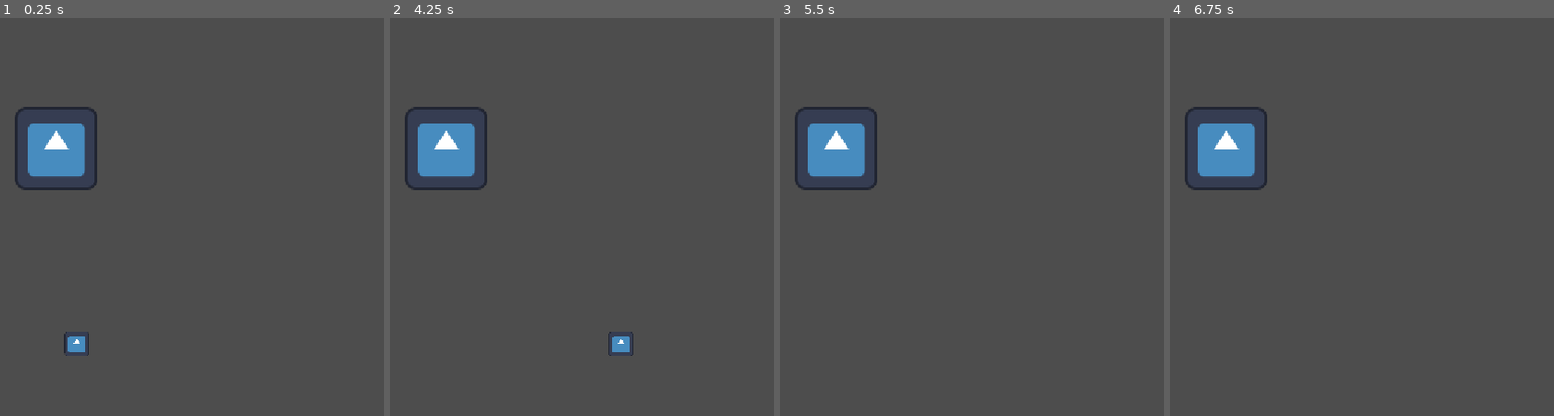
Above: before the commit, frames 1-4 (left to right).
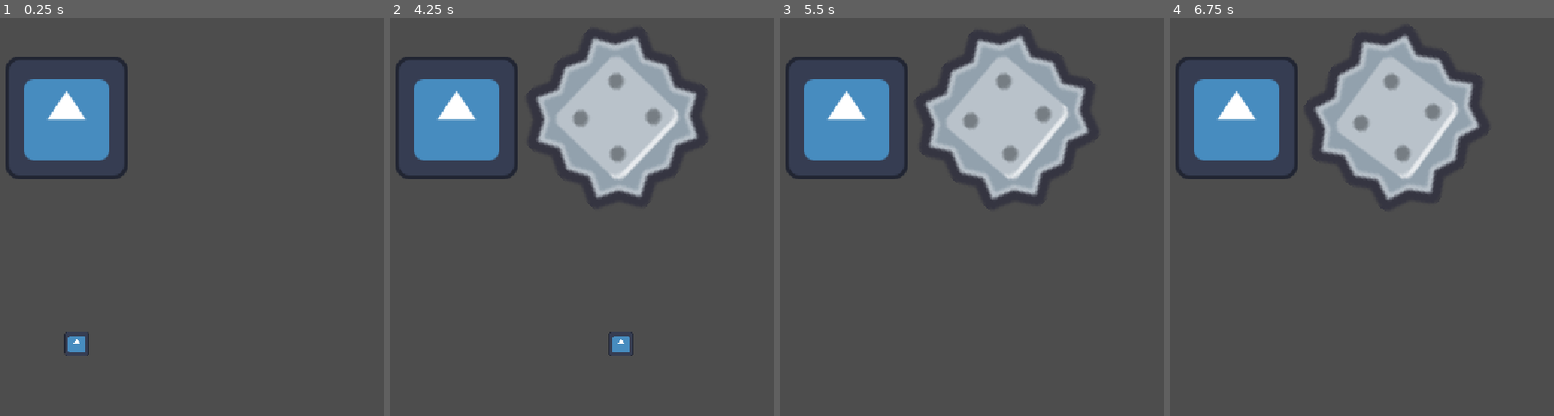
Above: after the commit, the same moments.

Repository: jet1211466/boss-fight-game
Game: Godot game, scene res://scenes/bossfight.tscn
Two runs of this game, one before a commit and one after it. Both use one fixed random seed, a clock stepped at 60 frames per second and the inputs below. The engine's default icon, where the game draws it, is replaced by a stand-in: a white triangle on a blue panel in a dark square.
Inputs:
- Up to frame 1 (0.25 s): no input
- Up to frame 2 (4.25 s): tap Enter at 0.5, 2.75 s; hold Right (right) 0.53-1.28 s; hold Down (down) 1.28-2.03 s; tap Space at 2 s; hold Right (right) 2.03-2.78 s; hold Up (up) 2.78-3.53 s; hold Left (left) from 3.53 s (still down)
- Up to frame 3 (5.5 s): release Left (left) at 5.03 s; hold Down (down) from 5.03 s (still down)
- Up to frame 4 (6.75 s): release Down (down) at 5.78 s; hold Right (right) 5.78-6.53 s; hold Up (up) from 6.53 s (still down)

The runs differ from the first frame. In frame 1, 5.3% of the frame differs, in the area x 1-34%, y 9-44%; in frame 2, 16%, in the area x 1-80%, y 4-47%; in frame 3, 16%; in frame 4, 16%.

Commit message:
project script fix and added rest function

Diff:
--- a/scenes/blade.tscn
+++ b/scenes/blade.tscn
@@ -7,6 +7,7 @@
 size = Vector2(48, 48)
 
 [node name="blade" type="Area2D" unique_id=2076986240]
+scale = Vector2(4, 4)
 script = ExtResource("1_l0mm0")
 
 [node name="Sprite2D" type="Sprite2D" parent="." unique_id=104185669]
--- a/scenes/boss.tscn
+++ b/scenes/boss.tscn
@@ -1,16 +1,20 @@
 [gd_scene format=3 uid="uid://dunhe0h6ogubs"]
 
 [ext_resource type="Texture2D" uid="uid://78bbs05oeqwb" path="res://icon.svg" id="1_dlmty"]
+[ext_resource type="Script" uid="uid://r6k1h5b25esi" path="res://scripts/boss.gd" id="1_neq0i"]
 
 [sub_resource type="RectangleShape2D" id="RectangleShape2D_kfxs2"]
 size = Vector2(112, 112)
 
 [node name="boss" type="CharacterBody2D" unique_id=12582126]
+script = ExtResource("1_neq0i")
 
 [node name="Sprite2D" type="Sprite2D" parent="." unique_id=718893992]
+scale = Vector2(1.5, 1.5)
 texture = ExtResource("1_dlmty")
 
 [node name="CollisionShape2D" type="CollisionShape2D" parent="." unique_id=1864400062]
+scale = Vector2(1.5, 1.5)
 shape = SubResource("RectangleShape2D_kfxs2")
 
 [node name="Timer" type="Timer" parent="." unique_id=1289170562]
--- a/scenes/bossfight.tscn
+++ b/scenes/bossfight.tscn
@@ -3,7 +3,6 @@
 [ext_resource type="PackedScene" uid="uid://bl1j6p8m5t3c5" path="res://scenes/player.tscn" id="1_xmt2e"]
 [ext_resource type="AudioStream" uid="uid://cjctrfqslcrug" path="res://music/8bit Dungeon Boss.mp3" id="2_jiv1s"]
 [ext_resource type="PackedScene" uid="uid://dunhe0h6ogubs" path="res://scenes/boss.tscn" id="3_mueyb"]
-[ext_resource type="Script" uid="uid://r6k1h5b25esi" path="res://scripts/boss.gd" id="4_wrs2e"]
 
 [node name="bossfight" type="Node2D" unique_id=463273865]
 
@@ -16,5 +15,4 @@
 autoplay = true
 
 [node name="boss" parent="." unique_id=12582126 instance=ExtResource("3_mueyb")]
-position = Vector2(560, 232)
-script = ExtResource("4_wrs2e")
+position = Vector2(576, 184)
--- a/scripts/boss.gd
+++ b/scripts/boss.gd
@@ -1,11 +1,19 @@
 extends CharacterBody2D
+
 
 const BLADE = preload("res://scenes/blade.tscn")
 
-func _physics_process(delta: float) -> void:
+
+func _ready() -> void:
+	$Timer.timeout.connect(onTimerTimeout)
+
+
+func _physics_process(_delta: float) -> void:
 	move_and_slide()
 
+
 func onTimerTimeout() -> void:
+	print("timer fired")
 	var choice = randi_range(0, 4)
 
 	if choice == 0:
@@ -20,23 +28,32 @@
 		rest()
 
 
+
 func leftBlade():
+	print("left blade")
 	var blade = BLADE.instantiate()
 	get_tree().current_scene.add_child(blade)
-	blade.global_position = global_position + Vector2(-100, 0)
+	blade.global_position = global_position + Vector2(250, 0)
 
 func rightBlade():
+	print("right blade")
 	var blade = BLADE.instantiate()
 	get_tree().current_scene.add_child(blade)
-	blade.global_position = global_position + Vector2(100, 0)
+	blade.global_position = global_position + Vector2(900, 0)
 
 func middleBlade():
+	print("middle blade")
 	var blade = BLADE.instantiate()
 	get_tree().current_scene.add_child(blade)
 	blade.global_position = global_position
 
 func bladeRain():
-	pass
+	print("blade rain")
 
 func rest():
-	pass
+	print("rest")
+	if global_position == Vector2(576.0, 184.0):
+		pass
+	else:
+		var tween = create_tween()
+		tween.tween_property(self, "position", Vector2(576.0, 184.0), 1)
--- /dev/null
+++ b/scripts/bossfight.gd
@@ -0,0 +1,4 @@
+extends Node2D
+
+func _ready() -> void:
+	print("MAIN READY")
--- a/scripts/player.gd
+++ b/scripts/player.gd
@@ -4,7 +4,7 @@
 const SPEED = 300.0
 
 
-func _physics_process(delta: float) -> void:
+func _physics_process(_delta: float) -> void:
 	processMovement()
 	move_and_slide()
 
Not shown, added: scripts/bossfight.gd.uid
